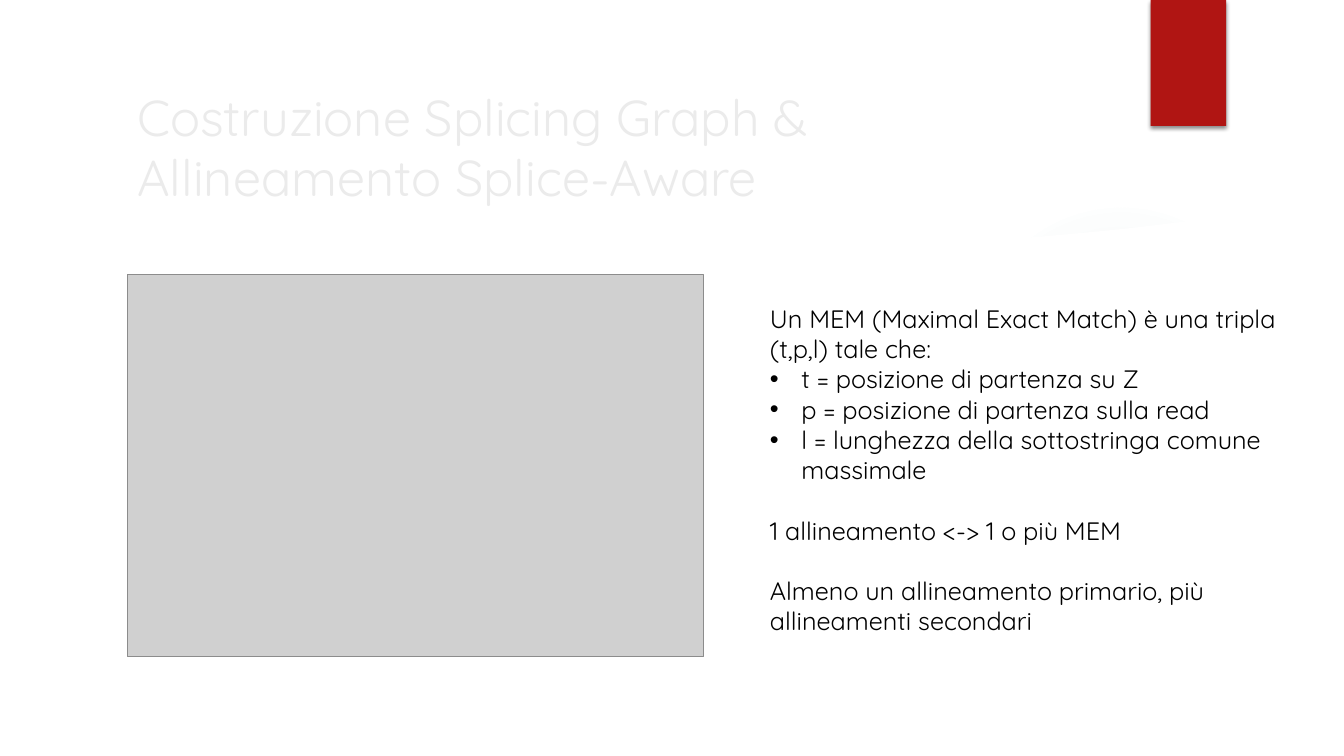
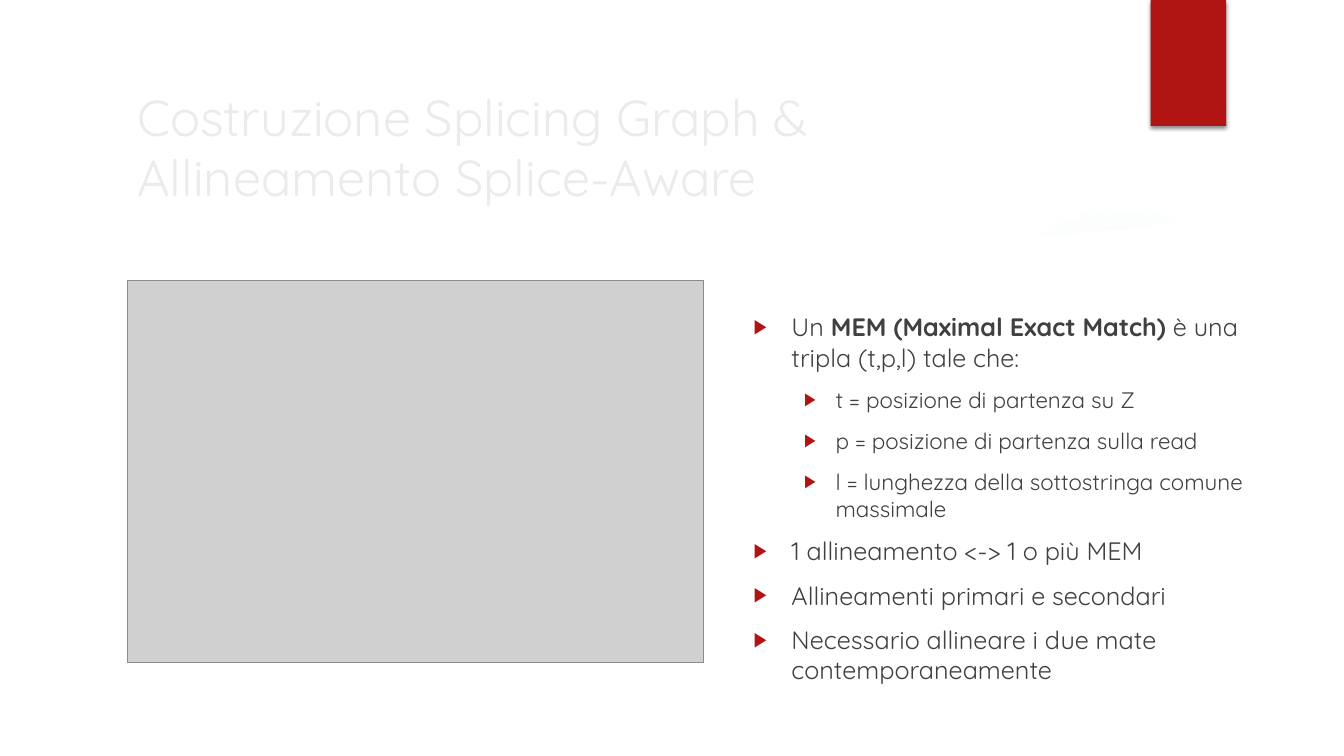
Before and after one commit to HopedWall/TesiTriennaleASGAL, a slide deck: slide 6 of powerpoint/Presentazione.pptx. Drawn at 1344x756 pixels with LibreOffice and Linux fonts; fonts in the diff are those of the drawing; grey boxes stand for pictures; background and template pictures are left out. Boxes give left, top, right and bottom in pixels: in the first picture for what was removed or moved away, otherwise in the second. Text is boxed around its words. In the diff, an @@ line names an element or a change of style, - is before the commit and + after.

```diff
--- a/powerpoint/Presentazione.pptx
+++ b/powerpoint/Presentazione.pptx
@@ picture: place and size @@
-picture at bbox=[127, 275, 704, 657]
+picture at bbox=[127, 280, 704, 662]
@@ text "Un MEM (Maximal Exact Match) ...": place and size @@
-text "Un MEM (Maximal Exact Match) ..." at bbox=[770, 309, 1276, 631]
+text "Un MEM (Maximal Exact Match) ..." at bbox=[791, 317, 1242, 684]
@@ text at bbox=[791, 317, 1242, 565]: text colour #000000 to #404040 in "Un MEM (Maximal Exact Match) è una ...", "t = posizione di partenza su Z", "p = posizione di partenza sulla read", "l = lunghezza della sottostringa comune massimale" and 1 more places; bold on in "MEM (Maximal Exact Match)"; size 18 to 16 pt in "t = posizione di partenza su Z", "p = posizione di partenza sulla read", "l = lunghezza della sottostringa comune massimale"; bullet none to ▶; more space between paragraphs; bullet • to ▶; list level 1 to 2 in "t = posizione di partenza ..."; list level 1 to 2 in "p = posizione di partenza ..."; list level 1 to 2 in "l = lunghezza della sottostringa ..." @@
@@ text at bbox=[791, 586, 1166, 684]: text changed; text colour #000000 to #404040 @@
-Almeno un allineamento primario, più allineamenti secondari
+▶ Allineamenti primari e secondari
+▶ Necessario allineare i due mate contemporaneamente
```
Also in this commit, not shown: 8 other slides changed, 4 slides added, 5 slides removed, 7 other files.
